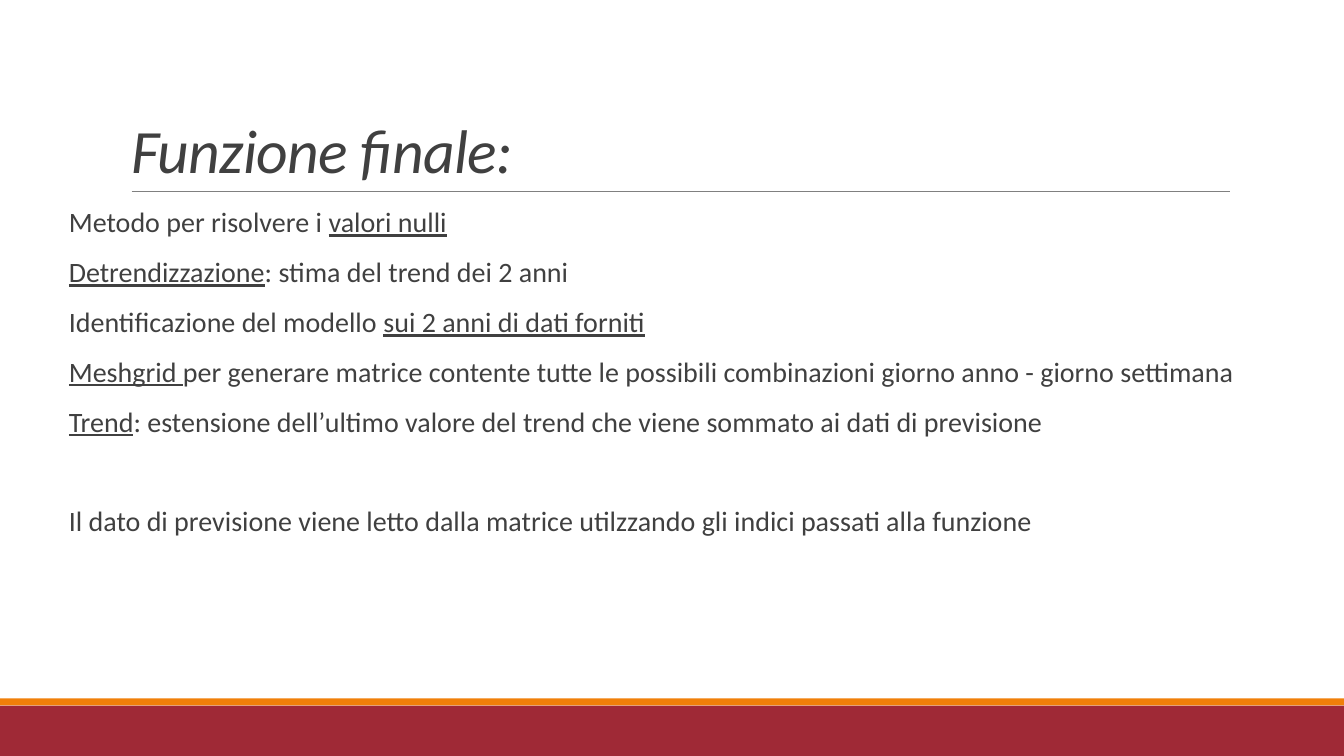
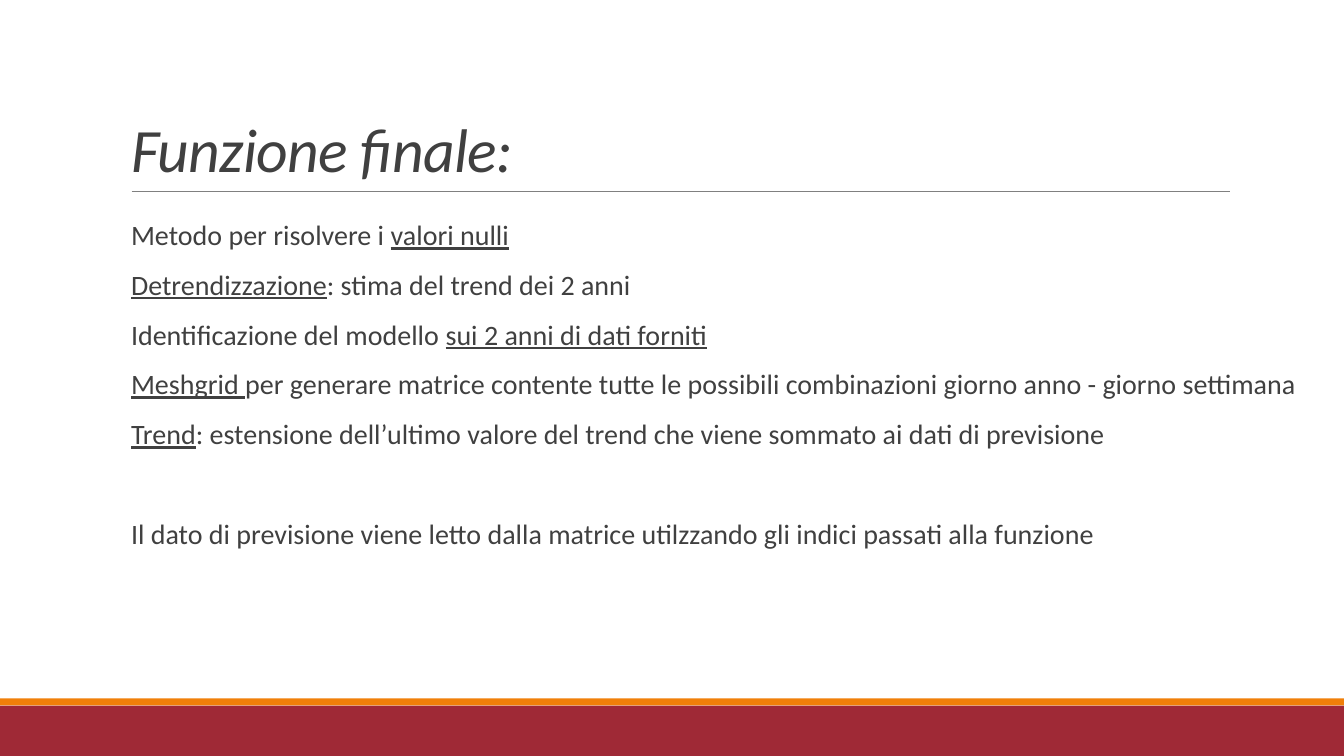
Before and after one commit to r1cky0/Italian-energy-consumption-prediction, a slide deck: slide 19 of presentazione_imad.pptx. Drawn at 1344x756 pixels with LibreOffice and Linux fonts; fonts in the diff are those of the drawing. Boxes give left, top, right and bottom in pixels: in the first picture for what was removed or moved away, otherwise in the second. Text is boxed around its words. In the diff, an @@ line names an element or a change of style, - is before the commit and + after.

```diff
--- a/presentazione_imad.pptx
+++ b/presentazione_imad.pptx
@@ text "Metodo per risolvere i valori ...": place and size @@
-text "Metodo per risolvere i valori ..." at [69, 212, 1233, 536]
+text "Metodo per risolvere i valori ..." at [131, 225, 1296, 549]
```
Also in this commit, not shown: 1 other slide changed, 1 other file.
